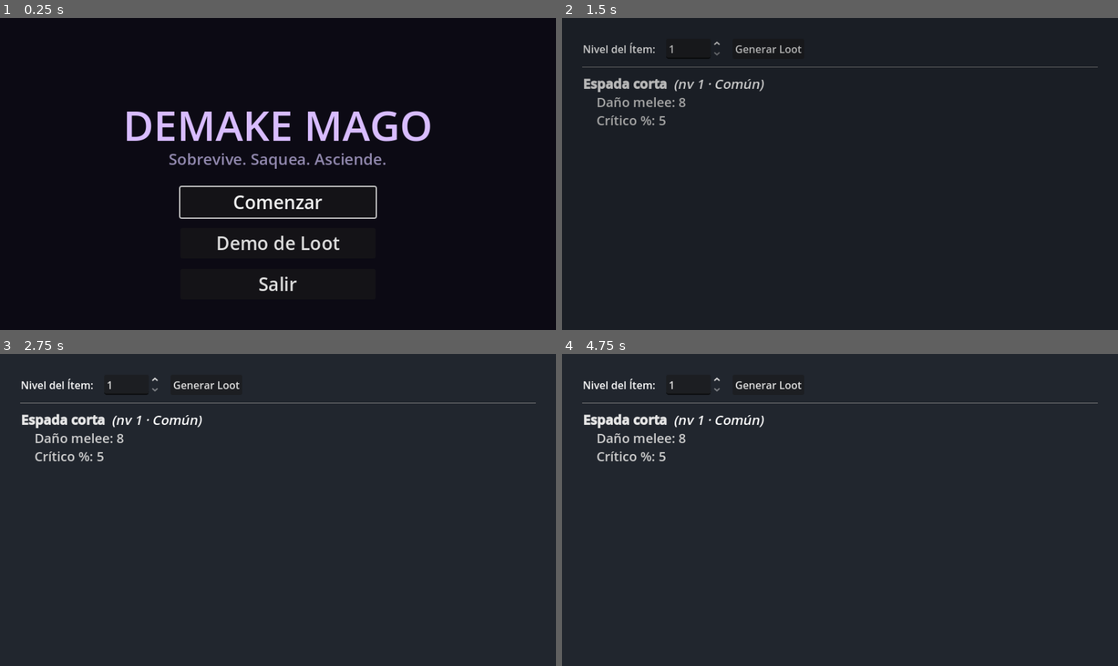
Above: before the commit, frames 1-4 (two rows, left to right).
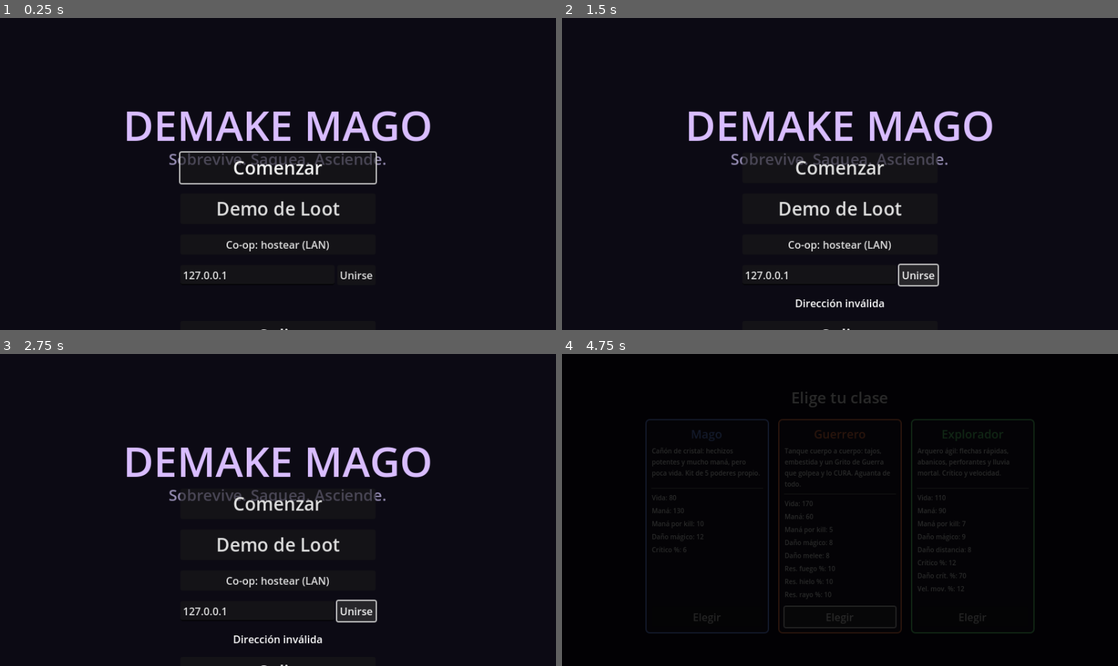
Above: after the commit, the same moments.

Repository: meatxsucks/godot-game
Game: Godot game, scene res://scenes/ui/MainMenu.tscn
The game is run twice, just before and just after one commit, with the same random seed, the same clock (stepped at 60 frames per second) and the same inputs.
Inputs (mouse positions are in pixels of both pictures, inside the frame that each line leads up to):
- Up to frame 1 (0.25 s): no input
- Up to frame 2 (1.5 s): click (840, 245) at 0.5 s, where only the run after the commit has a clickable "Co-op: hostear (LAN)"; click (934, 273) at 1.25 s, where only the run after the commit has a clickable "Unirse"
- Up to frame 3 (2.75 s): click (355, 609) at 2 s, where only the run after the commit has a clickable "Unirse"
- Up to frame 4 (4.75 s): click (840, 503) at 2.75 s, where only the run after the commit has a clickable "Comenzar"; click (706, 616) at 3.5 s, where only the run after the commit has a clickable "Elegir"; click (840, 616) at 4.25 s, where only the run after the commit has a clickable "Elegir"

The runs differ from the first frame. In frame 1, 3.4% of the frame differs, in the area x 32-68%, y 42-100%; in frame 2, 6.1%; in frame 3, 88%; in frame 4, 97%, in the area x 0-100%, y 0-100%.

Commit message:
E1.5 (parcial): lobby ENet LAN + spawn de players por peer
- Menú: botones Co-op hostear / Unirse por IP (feedback de conexión,
  cierre de sesión al volver al menú). Flujo ClassSelect → Arena igual;
  cada peer juega con su propia clase.
- Arena sin Player estático: orquestador nuevo (arena.gd) — el host se
  spawnea al cargar y cada cliente registra su clase por RPC recién con
  su nivel cargado (Net.register_player_class + player_classes).
  Contenedor Players + PlayersSpawner en SpawnRoot; NetSpawn.player()
  aplica la autoridad del peer en ambos lados. Desconexión → despawn.
- Clase por instancia: player_class en el player; PlayerStats,
  class_stats y build_class_kit parametrizados. Offline idéntico.
- Cámara/HUD/minimapa se cuelgan del player LOCAL con bind diferido
  (adelanto de E1.6); aliados en celeste en el minimapa; las oleadas
  corren solo en el host.
- Falta: matchmaking Steam (bloqueado por addon GodotSteam).
- Nuevo 9º smoke LobbySmoke (single-player por el camino nuevo) + CI.

Diff:
--- a/scenes/levels/Arena.tscn
+++ b/scenes/levels/Arena.tscn
@@ -1,6 +1,6 @@
 [gd_scene load_steps=17 format=3 uid="uid://darena1234567"]
 
-[ext_resource type="PackedScene" uid="uid://dplayer1234567" path="res://scenes/player/Player.tscn" id="1_player"]
+[ext_resource type="Script" path="res://scripts/levels/arena.gd" id="1_arena"]
 [ext_resource type="Script" path="res://scripts/levels/camera_rig.gd" id="2_camera"]
 [ext_resource type="PackedScene" uid="uid://chudingame001" path="res://scenes/ui/HUD.tscn" id="4_hud"]
 [ext_resource type="PackedScene" uid="uid://cchest0000001" path="res://scenes/world/Chest.tscn" id="5_chest"]
@@ -41,6 +41,7 @@
 agent_radius = 0.5
 
 [node name="Arena" type="Node3D"]
+script = ExtResource("1_arena")
 
 [node name="WorldEnvironment" type="WorldEnvironment" parent="."]
 environment = SubResource("Environment_arena")
@@ -90,12 +91,8 @@
 [node name="Collision" type="CollisionShape3D" parent="NavRegion/WallRight"]
 shape = SubResource("BoxShape3D_wall")
 
-[node name="Player" parent="." instance=ExtResource("1_player")]
-transform = Transform3D(1, 0, 0, 0, 1, 0, 0, 0, 1, 0, 0, 24.5)
-
 [node name="CameraRig" type="Node3D" parent="."]
 script = ExtResource("2_camera")
-target_path = NodePath("../Player")
 
 [node name="Camera3D" type="Camera3D" parent="CameraRig"]
 transform = Transform3D(0.707107, -0.353553, 0.612372, 0, 0.866025, 0.5, -0.707107, -0.353553, 0.612372, 12, 12, 12)
--- a/scenes/levels/SpawnRoot.tscn
+++ b/scenes/levels/SpawnRoot.tscn
@@ -11,6 +11,8 @@
 
 [node name="Projectiles" type="Node3D" parent="."]
 
+[node name="Players" type="Node3D" parent="."]
+
 [node name="EnemiesSpawner" type="MultiplayerSpawner" parent="."]
 spawn_path = NodePath("../Enemies")
 
@@ -19,3 +21,6 @@
 
 [node name="ProjectilesSpawner" type="MultiplayerSpawner" parent="."]
 spawn_path = NodePath("../Projectiles")
+
+[node name="PlayersSpawner" type="MultiplayerSpawner" parent="."]
+spawn_path = NodePath("../Players")
--- a/scripts/core/game_state.gd
+++ b/scripts/core/game_state.gd
@@ -60,13 +60,18 @@
 func class_def(id: StringName) -> Dictionary:
 	return CLASSES.get(id, CLASSES[&"mage"])
 
+## Overrides de stats base de una clase (los aplica PlayerStats). En co-op
+## cada player instancia la suya; &"" = la clase seleccionada localmente.
+func class_stats(id: StringName = &"") -> Dictionary:
+	return class_def(id if id != &"" else selected_class).get("stats", {})
+
 ## Overrides de stats base de la clase seleccionada (los aplica PlayerStats).
 func selected_stats() -> Dictionary:
-	return class_def(selected_class).get("stats", {})
+	return class_stats()
 
-## Kit base de la clase (3 slots: Espacio, Q, R).
-func build_class_kit() -> Array[Ability]:
-	match selected_class:
+## Kit base de la clase (3 slots: Espacio, Q, R). &"" = la seleccionada local.
+func build_class_kit(cls: StringName = &"") -> Array[Ability]:
+	match cls if cls != &"" else selected_class:
 		&"warrior":
 			return [
 				ChargeAbility.new(),
--- a/scripts/core/net.gd
+++ b/scripts/core/net.gd
@@ -44,9 +44,29 @@
 	return OK
 
 func close_connection() -> void:
+	player_classes.clear()
 	if multiplayer.multiplayer_peer != null:
 		multiplayer.multiplayer_peer.close()
 		multiplayer.multiplayer_peer = null
+
+# --- Registro de jugadores (E1.5) ----------------------------------------------
+
+signal player_class_registered(peer_id: int, cls: StringName)
+
+## Clase elegida por cada peer (peer_id -> StringName). Solo lo llena el host:
+## cada cliente la registra por RPC recién al cargar el nivel (así el host no
+## le spawnea el player antes de que exista su SpawnRoot).
+var player_classes: Dictionary = {}
+
+@rpc("any_peer", "reliable")
+func register_player_class(cls: StringName) -> void:
+	if not multiplayer.is_server():
+		return
+	var peer_id := multiplayer.get_remote_sender_id()
+	if peer_id == 0: # llamada local (host registrándose a sí mismo)
+		peer_id = 1
+	player_classes[peer_id] = cls
+	player_class_registered.emit(peer_id, cls)
 
 func is_host() -> bool:
 	return multiplayer.multiplayer_peer != null and multiplayer.is_server()
@@ -64,6 +84,7 @@
 	player_connected.emit(id)
 
 func _on_peer_disconnected(id: int) -> void:
+	player_classes.erase(id)
 	player_disconnected.emit(id)
 
 func _on_connected_to_server() -> void:
--- a/scripts/core/net_spawn.gd
+++ b/scripts/core/net_spawn.gd
@@ -11,7 +11,7 @@
 ## globales; los fallback_parent de los tests también están en el origen.
 extends Node
 
-enum Kind { ENEMY, DROP, PROJECTILE }
+enum Kind { ENEMY, DROP, PROJECTILE, PLAYER }
 
 ## SpawnRoot del nivel activo (null = sin replicación, modo clásico).
 var _root: Node = null
@@ -35,6 +35,13 @@
 func drop(scene: PackedScene, item: LootItem, position: Vector3, fallback_parent: Node) -> Node:
 	return _spawn(Kind.DROP,
 		{"scene": scene.resource_path, "props": {"position": position}, "item": item.to_save_dict()},
+		fallback_parent)
+
+## Player de un peer (E1.5): el nodo queda con autoridad de ese peer en host
+## y clientes (viaja en el diccionario y build() la aplica en ambos lados).
+func player(scene: PackedScene, peer_id: int, props: Dictionary, fallback_parent: Node) -> Node:
+	return _spawn(Kind.PLAYER,
+		{"scene": scene.resource_path, "props": props, "peer": peer_id},
 		fallback_parent)
 
 ## Proyectil / efecto de combate transitorio (bolts, novas, slashes...).
@@ -65,4 +72,6 @@
 		node.set(key, load(scene_props[key]))
 	if data.has("item"):
 		node.set("item", LootItem.from_save_dict(data["item"]))
+	if data.has("peer"):
+		node.set_multiplayer_authority(int(data["peer"]))
 	return node
--- a/scripts/core/players.gd
+++ b/scripts/core/players.gd
@@ -19,6 +19,15 @@
 	return nearest_of(alive(tree), from_position)
 
 
+## Jugador controlado por ESTE peer (cámara/HUD se cuelgan de él). En
+## single-player es el único; en co-op, el que tiene autoridad local.
+static func local(tree: SceneTree) -> Node3D:
+	for node in tree.get_nodes_in_group("player"):
+		if node is Node3D and node.is_multiplayer_authority():
+			return node
+	return null
+
+
 ## Más cercano dentro de una lista ya filtrada (p. ej. sin los que están
 ## en zona segura), o null si la lista está vacía.
 static func nearest_of(candidates: Array[Node3D], from_position: Vector3) -> Node3D:
--- /dev/null
+++ b/scripts/levels/arena.gd
@@ -0,0 +1,47 @@
+## Orquestador del nivel (E1.5): spawnea un player por peer vía NetSpawn.
+## El host se spawnea al cargar; cada cliente, recién cuando SU nivel está
+## cargado, registra su clase por RPC y el host le spawnea el player (así
+## nunca llegan spawns a un cliente sin SpawnRoot). Offline funciona igual:
+## el "host" local spawnea al único jugador.
+extends Node3D
+
+const PLAYER_SCENE := preload("res://scenes/player/Player.tscn")
+## Donde vivía el Player estático de la escena; los siguientes jugadores
+## aparecen desplazados para no encimarse.
+const SPAWN_POS := Vector3(0, 0, 24.5)
+
+func _ready() -> void:
+	if multiplayer.is_server():
+		Net.player_class_registered.connect(_on_class_registered)
+		Net.player_disconnected.connect(_on_player_left)
+		_spawn_player(1, Game.selected_class)
+		# Clientes que registraron su clase antes de que cargara este nivel.
+		for peer_id: int in Net.player_classes:
+			if peer_id != 1:
+				_spawn_player(peer_id, Net.player_classes[peer_id])
+	else:
+		Net.register_player_class.rpc_id(1, Game.selected_class)
+
+func _on_class_registered(peer_id: int, cls: StringName) -> void:
+	_spawn_player(peer_id, cls)
+
+func _on_player_left(peer_id: int) -> void:
+	var player := _find_player(peer_id)
+	if player:
+		player.queue_free()
+
+func _spawn_player(peer_id: int, cls: StringName) -> void:
+	if _find_player(peer_id):
+		return
+	var count := get_tree().get_nodes_in_group("player").size()
+	NetSpawn.player(PLAYER_SCENE, peer_id, {
+		"name": "Player%d" % peer_id,
+		"player_class": cls,
+		"position": SPAWN_POS + Vector3(2.0 * count, 0, 0),
+	}, self)
+
+func _find_player(peer_id: int) -> Node:
+	for node in get_tree().get_nodes_in_group("player"):
+		if node.get_multiplayer_authority() == peer_id:
+			return node
+	return null
--- a/scripts/levels/camera_rig.gd
+++ b/scripts/levels/camera_rig.gd
@@ -21,7 +21,9 @@
 	if not target_path.is_empty():
 		target = get_node(target_path)
 	else:
-		target = get_parent().get_node_or_null("Player")
+		# El player LOCAL se spawnea unos frames después de la cámara (E1.5);
+		# _process reintenta hasta encontrarlo.
+		target = Players.local(get_tree())
 
 	# Setup initial camera relative position correctly
 	var cam = $Camera3D
@@ -42,7 +44,10 @@
 
 func _process(delta: float) -> void:
 	if not target:
-		return
+		target = Players.local(get_tree())
+		if not target:
+			return
+		global_position = target.global_position
 	var cam: Camera3D = $Camera3D
 
 	# Seguir al jugador (con shake).
--- a/scripts/levels/enemy_spawner.gd
+++ b/scripts/levels/enemy_spawner.gd
@@ -70,6 +70,11 @@
 	add_to_group("wave_manager")
 	_safe_zone = get_tree().get_first_node_in_group("safe_zone")
 	_timer = intermission_time
+	# Las oleadas las dirige SOLO el host: los clientes reciben los enemigos
+	# replicados por el MultiplayerSpawner (E1.5).
+	if not multiplayer.is_server():
+		set_physics_process(false)
+		return
 	_make_portals.call_deferred(1)
 
 func current_wave() -> int:
--- a/scripts/levels/spawn_root.gd
+++ b/scripts/levels/spawn_root.gd
@@ -8,6 +8,7 @@
 	NetSpawn.Kind.ENEMY: $EnemiesSpawner as MultiplayerSpawner,
 	NetSpawn.Kind.DROP: $DropsSpawner as MultiplayerSpawner,
 	NetSpawn.Kind.PROJECTILE: $ProjectilesSpawner as MultiplayerSpawner,
+	NetSpawn.Kind.PLAYER: $PlayersSpawner as MultiplayerSpawner,
 }
 
 func _ready() -> void:
--- a/scripts/player/player_controller.gd
+++ b/scripts/player/player_controller.gd
@@ -22,7 +22,12 @@
 ## Capacidad del inventario (loot recogido, aún no equipado).
 const INVENTORY_SIZE := 20
 
+## Clase de ESTE player (E1.5): en co-op cada peer trae la suya en el spawn.
+## &"" = usar la seleccionada localmente (single-player / escena directa).
+@export var player_class: StringName = &""
+
 ## Stats del mago (base + loot equipado). Fuente de verdad del combate.
+## Se reconstruye en _ready con player_class (acá aún no se conoce).
 var stats := PlayerStats.new()
 
 ## Barra de poderes (5 slots) y el cooldown restante de cada uno.
@@ -91,8 +96,11 @@
 
 func _ready() -> void:
 	add_to_group("player")
+	if player_class == &"":
+		player_class = Game.selected_class
+	stats = PlayerStats.new(player_class)
 	abilities = [UnarmedAbility.new(), UnarmedAbility.new()]
-	abilities.append_array(Game.build_class_kit())
+	abilities.append_array(Game.build_class_kit(player_class))
 	cooldowns.resize(abilities.size())
 	cooldowns.fill(0.0)
 
@@ -119,7 +127,7 @@
 
 ## Modelo KayKit animado de la clase. Si no carga, queda la cápsula placeholder.
 func _setup_model() -> void:
-	var def: Dictionary = Game.class_def(Game.selected_class)
+	var def: Dictionary = Game.class_def(player_class)
 	var path: String = def.get("model", "")
 	if path == "" or not ResourceLoader.exists(path):
 		return
--- a/scripts/player/player_stats.gd
+++ b/scripts/player/player_stats.gd
@@ -44,9 +44,10 @@
 ## Cache de stats efectivos (plano * (1 + %/100)). Se recalcula al equipar.
 var _cache := {}
 
-func _init() -> void:
-	# Overrides de la clase elegida (rol): el Guerrero arranca tanque, etc.
-	base_stats.merge(Game.selected_stats(), true)
+func _init(cls: StringName = &"") -> void:
+	# Overrides de la clase del dueño (rol): el Guerrero arranca tanque, etc.
+	# &"" = la clase seleccionada localmente (single-player).
+	base_stats.merge(Game.class_stats(cls), true)
 	recompute()
 	health = get_stat(&"max_health")
 	mana = get_stat(&"max_mana")
--- a/scripts/ui/hud.gd
+++ b/scripts/ui/hud.gd
@@ -91,9 +91,15 @@
 	btn_controls_reset.pressed.connect(_on_controls_reset_pressed)
 	_build_controls_rows()
 
-	player = get_tree().get_first_node_in_group("player")
+	btn_retry.pressed.connect(_on_retry_pressed)
+	btn_menu.pressed.connect(_on_menu_pressed)
+	_try_bind_player()
+
+## El HUD es del jugador LOCAL. En co-op el player se spawnea unos frames
+## después del HUD, así que _process reintenta hasta encontrarlo (E1.5).
+func _try_bind_player() -> void:
+	player = Players.local(get_tree())
 	if player == null:
-		push_warning("[HUD] no se encontró un nodo en el grupo 'player'")
 		return
 	player.health_changed.connect(_on_health_changed)
 	player.mana_changed.connect(_on_mana_changed)
@@ -102,8 +108,6 @@
 	player.leveled_up.connect(_on_leveled_up)
 	player.kit_changed.connect(_on_kit_changed)
 	player.died.connect(_on_player_died)
-	btn_retry.pressed.connect(_on_retry_pressed)
-	btn_menu.pressed.connect(_on_menu_pressed)
 	_build_slots()
 	inventory_panel.setup(player)
 	_on_health_changed(player.stats.health, player.stats.get_stat(&"max_health"))
@@ -332,6 +336,7 @@
 			wave_label.text = tr("Oleada %d — quedan %d") % [wave_manager.current_wave(), left]
 
 	if player == null:
+		_try_bind_player()
 		return
 	for i in _slots.size():
 		var slot := _slots[i]
--- a/scripts/ui/main_menu.gd
+++ b/scripts/ui/main_menu.gd
@@ -4,13 +4,75 @@
 @onready var btn_loot: Button = $VBox/BtnLoot
 @onready var btn_quit: Button = $VBox/BtnQuit
 
+## Co-op ENet local (E1.5). Construida por código para no tocar la escena;
+## cuando entre GodotSteam esto se reemplaza por el lobby de Steam.
+var _btn_host: Button
+var _ip_edit: LineEdit
+var _btn_join: Button
+var _net_status: Label
+
 func _ready() -> void:
 	btn_play.pressed.connect(_on_play_pressed)
 	btn_loot.pressed.connect(_on_loot_pressed)
 	btn_quit.pressed.connect(_on_quit_pressed)
 
+	# Si venimos de una partida (retry/menú), soltar la sesión de red anterior.
+	Net.close_connection()
+	_build_coop_ui()
+	Net.connection_succeeded.connect(_on_join_succeeded)
+	Net.connection_failed.connect(_on_join_failed)
+
 	# Asegurar que el primer botón tiene foco para usar teclado/mando
 	btn_play.grab_focus()
+
+func _build_coop_ui() -> void:
+	var vbox: VBoxContainer = $VBox
+
+	_btn_host = Button.new()
+	_btn_host.text = tr("Co-op: hostear (LAN)")
+	_btn_host.pressed.connect(_on_host_pressed)
+	vbox.add_child(_btn_host)
+
+	var row := HBoxContainer.new()
+	_ip_edit = LineEdit.new()
+	_ip_edit.text = "127.0.0.1"
+	_ip_edit.placeholder_text = tr("IP del host")
+	_ip_edit.custom_minimum_size.x = 150
+	_ip_edit.size_flags_horizontal = Control.SIZE_EXPAND_FILL
+	row.add_child(_ip_edit)
+	_btn_join = Button.new()
+	_btn_join.text = tr("Unirse")
+	_btn_join.pressed.connect(_on_join_pressed)
+	row.add_child(_btn_join)
+	vbox.add_child(row)
+
+	_net_status = Label.new()
+	_net_status.horizontal_alignment = HORIZONTAL_ALIGNMENT_CENTER
+	vbox.add_child(_net_status)
+
+	# El Salir queda siempre último.
+	vbox.move_child(btn_quit, vbox.get_child_count() - 1)
+
+func _on_host_pressed() -> void:
+	if Net.host_game() == OK:
+		SceneManager.change_scene("res://scenes/ui/ClassSelect.tscn")
+	else:
+		_net_status.text = tr("No se pudo abrir el server (¿puerto ocupado?)")
+
+func _on_join_pressed() -> void:
+	if Net.join_game(_ip_edit.text.strip_edges()) == OK:
+		_net_status.text = tr("Conectando…")
+		_btn_join.disabled = true
+	else:
+		_net_status.text = tr("Dirección inválida")
+
+func _on_join_succeeded() -> void:
+	SceneManager.change_scene("res://scenes/ui/ClassSelect.tscn")
+
+func _on_join_failed() -> void:
+	Net.close_connection()
+	_btn_join.disabled = false
+	_net_status.text = tr("No se pudo conectar al host")
 
 func _on_play_pressed() -> void:
 	# Primero se elige clase (rol); la Arena se carga desde ahí.
--- a/scripts/ui/minimap.gd
+++ b/scripts/ui/minimap.gd
@@ -16,7 +16,8 @@
 	mouse_filter = Control.MOUSE_FILTER_IGNORE
 
 func _process(_delta: float) -> void:
-	var player = get_tree().get_first_node_in_group("player")
+	# El minimapa revela alrededor del jugador LOCAL (E1.5).
+	var player := Players.local(get_tree())
 	if player:
 		_reveal_around(player.global_position)
 	queue_redraw()
@@ -73,9 +74,11 @@
 		if enemy is Node3D and _is_revealed(enemy.global_position):
 			draw_circle(_world_to_px(enemy.global_position), 2.0, Color(1, 0.25, 0.2))
 
-	# Jugador.
-	var player = get_tree().get_first_node_in_group("player")
-	if player:
-		draw_circle(_world_to_px(player.global_position), 3.0, Color.WHITE)
+	# Jugadores: el local en blanco, los aliados en celeste.
+	var local_player := Players.local(get_tree())
+	for p in get_tree().get_nodes_in_group("player"):
+		if p is Node3D:
+			var color := Color.WHITE if p == local_player else Color(0.5, 0.8, 1.0)
+			draw_circle(_world_to_px(p.global_position), 3.0, color)
 
 	draw_rect(Rect2(Vector2.ZERO, size), Color(0, 0, 0, 0.9), false, 2.0)
--- /dev/null
+++ b/tests/LobbySmoke.tscn
@@ -0,0 +1,6 @@
+[gd_scene load_steps=2 format=3 uid="uid://blobbysmoke01"]
+
+[ext_resource type="Script" path="res://tests/lobby_smoke.gd" id="1_lobby"]
+
+[node name="LobbySmoke" type="Node"]
+script = ExtResource("1_lobby")
--- /dev/null
+++ b/tests/lobby_smoke.gd
@@ -0,0 +1,33 @@
+## Smoke de E1.5: sin red (modo single-player), el orquestador de Arena
+## spawnea UN player local (autoridad 1, clase seleccionada, bajo el
+## contenedor replicado), y cámara y HUD terminan colgados de él aunque
+## nazca unos frames después que ellos.
+extends Node
+
+func _ready() -> void:
+	Game.selected_class = &"warrior"
+	var arena: Node3D = load("res://scenes/levels/Arena.tscn").instantiate()
+	add_child(arena)
+
+	for i in 30:
+		await get_tree().physics_frame
+
+	var players := get_tree().get_nodes_in_group("player")
+	assert(players.size() == 1, "offline se spawnea exactamente un player")
+	var player: Node3D = players[0]
+	assert(player.get_multiplayer_authority() == 1, "el player local es del peer 1")
+	assert(player.is_multiplayer_authority(), "y tiene autoridad local")
+	assert(player.player_class == &"warrior", "con la clase seleccionada")
+	assert(player.name == "Player1", "nombre determinístico por peer")
+	assert(player.get_parent() == arena.get_node("SpawnRoot/Players"),
+		"cuelga del contenedor replicado de players")
+	assert(player.global_position.distance_to(Vector3(0, 0, 24.5)) < 1.0,
+		"aparece en el punto de spawn del nivel")
+
+	var camera := arena.get_node("CameraRig")
+	assert(camera.target == player, "la cámara siguió al player local")
+	var hud := arena.get_node("HUD")
+	assert(hud.player == player, "el HUD se colgó del player local")
+
+	print("LOBBY SMOKE OK")
+	get_tree().quit(0)
Not shown, added: scripts/levels/arena.gd.uid
Not shown, added: tests/lobby_smoke.gd.uid
Not shown, changed: .github/workflows/smokes.yml
